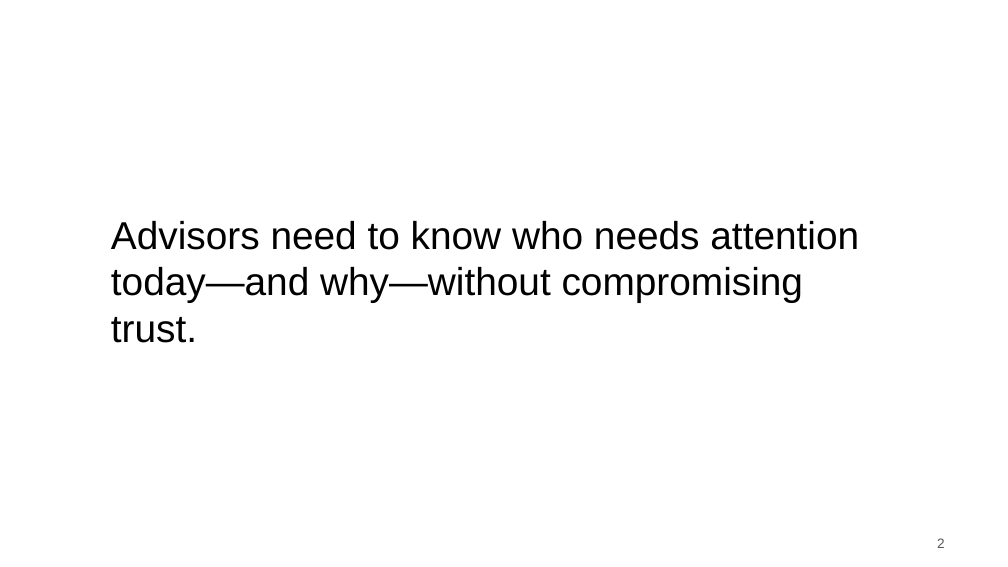
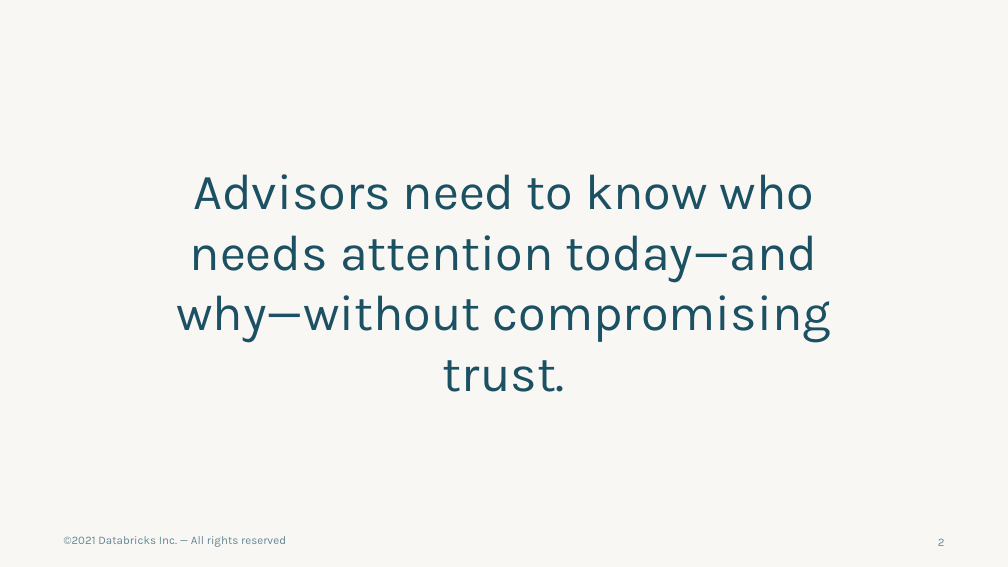
Before and after one commit to scottDBX1886/fe-bar-build, a slide deck: slide 2 of docs/presentation/student-retention.pptx. Drawn at 1008x567 pixels with LibreOffice and Linux fonts; fonts in the diff are those of the drawing; background and template pictures are left out. Boxes give left, top, right and bottom in pixels: in the first picture for what was removed or moved away, otherwise in the second. Text is boxed around its words. In the diff, an @@ line names an element or a change of style, - is before the commit and + after.

```diff
--- a/docs/presentation/student-retention.pptx
+++ b/docs/presentation/student-retention.pptx
@@ background #FFFFFF to #F9F7F4 @@
@@ title "Advisors need to know who ...": place and size @@
-title "Advisors need to know who ..." at <box>111,221,859,343</box>
+title "Advisors need to know who ..." at <box>176,174,831,392</box>
@@ title "Advisors need to know who ..." at <box>176,174,831,392</box>: size 37 to 48 pt, font Arial to Karla, text colour #000000 to #1B5162; alignment left to centre @@
@@ text added at <box>64,536,286,547</box>, 11 pt, text #618794 @@
+©2021 Databricks Inc. — All rights reserved
@@ page number at <box>938,538,945,546</box>: size 13 to 11 pt, font Arial to Karla, text colour #595959 to #618794 @@
```
Also in this commit, not shown: 10 other slides changed, 1 slide added, 1 slide removed, 3 other files.
